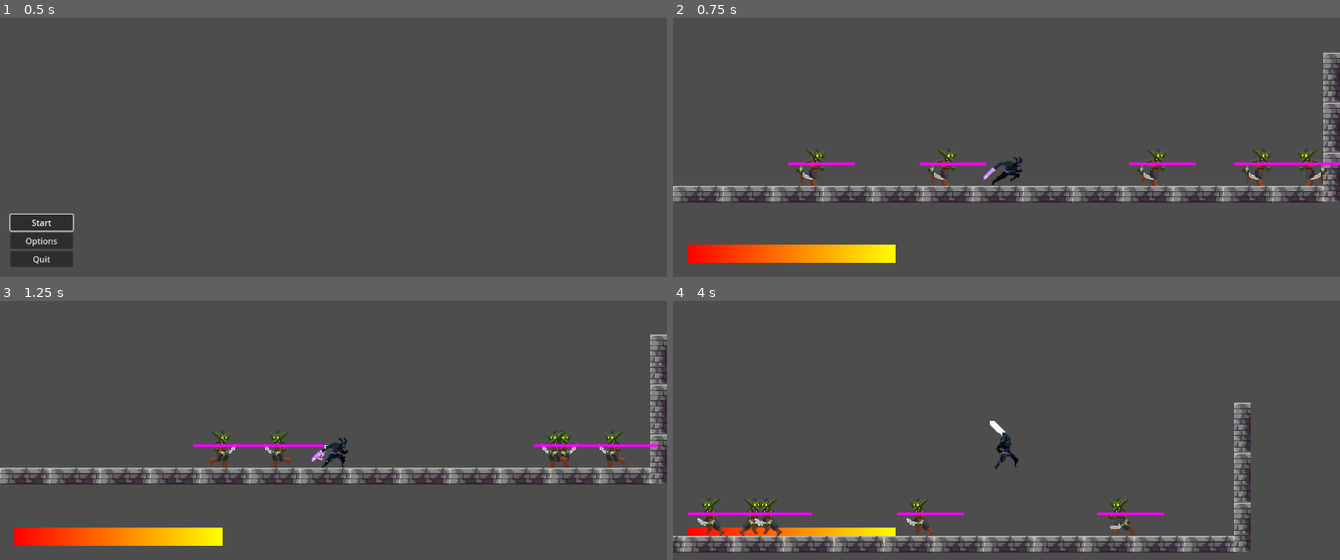
Above: before the commit, frames 1-4 (two rows, left to right).
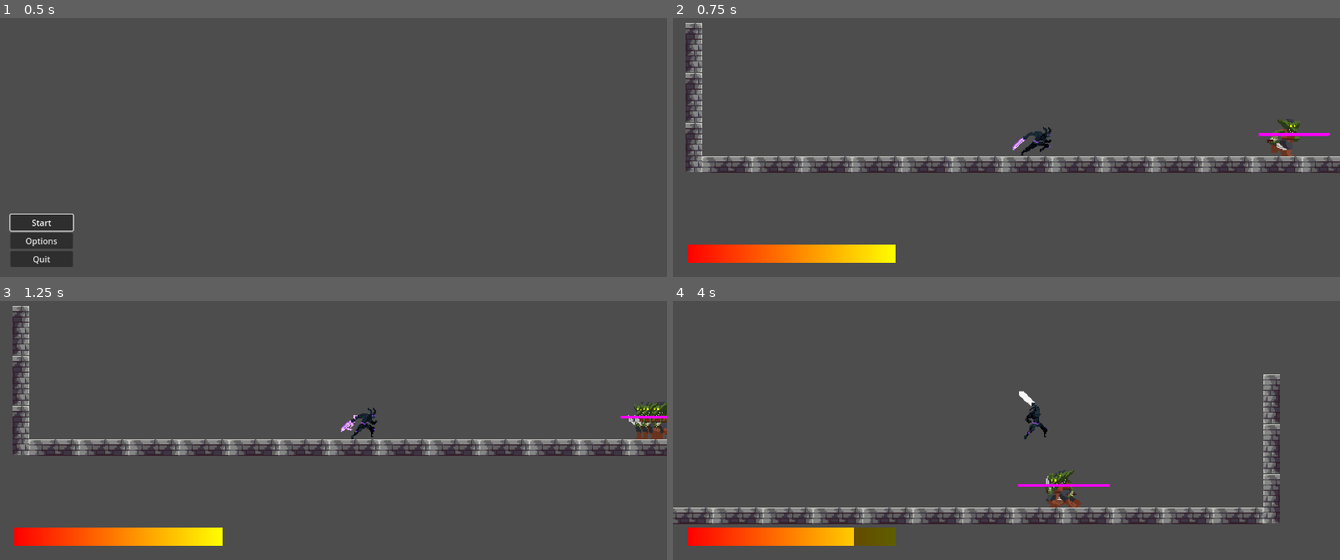
Above: after the commit, the same moments.

Repository: itsvoit/Games_Programming-Final_Project
Game: Godot game, scene res://scenes/ui/main_menu.tscn
Two runs of this game, one before a commit and one after it. Both use one fixed random seed, a clock stepped at 60 frames per second and the inputs below.
Inputs:
- Up to frame 1 (0.5 s): no input
- Up to frame 2 (0.75 s): click "Start" at 0.5 s
- Up to frame 3 (1.25 s): no input
- Up to frame 4 (4 s): hold Right (move_right) 1.28-2.78 s; tap C (dash) at 1.35, 2.85 s; tap Z (jump) at 1.52, 2.27, 3.77 s; tap X (light_attack) at 2.1, 3.6 s; hold Left (move_left) 2.78-3.53 s; hold Right (move_right) from 3.53 s (still down)

Frame 1 is identical in both runs. In frame 2, 10% of the frame differs, in the area x 0-100%, y 1-72%; in frame 3, 9.5%; in frame 4, 10%.

Commit message:
Created GameController, fixed enemy interactions
Added healthbar
Created GameController
Enemies no longer hit each other
Separated camera from player

Diff:
--- /dev/null
+++ b/assets/textures/healthBar/health_gone_gradient_texture.tres
@@ -0,0 +1,8 @@
+[gd_resource type="GradientTexture1D" load_steps=2 format=3 uid="uid://b0yehhf1gud2h"]
+
+[sub_resource type="Gradient" id="Gradient_oc858"]
+colors = PackedColorArray(0.474797, 1.11302e-06, 3.60981e-07, 1, 0.372348, 0.372348, 9.62615e-08, 1)
+
+[resource]
+gradient = SubResource("Gradient_oc858")
+width = 400
--- /dev/null
+++ b/assets/textures/healthBar/health_gradient_texture.tres
@@ -0,0 +1,8 @@
+[gd_resource type="GradientTexture1D" load_steps=2 format=3 uid="uid://b0mwemrdku7ry"]
+
+[sub_resource type="Gradient" id="Gradient_oc858"]
+colors = PackedColorArray(1, 0, 0, 1, 1, 1, 0, 1)
+
+[resource]
+gradient = SubResource("Gradient_oc858")
+width = 400
--- /dev/null
+++ b/assets/textures/healthBar/white_gradient_texture.tres
@@ -0,0 +1,8 @@
+[gd_resource type="GradientTexture1D" load_steps=2 format=3 uid="uid://cciletr2jlrqs"]
+
+[sub_resource type="Gradient" id="Gradient_bq6m6"]
+colors = PackedColorArray(1, 1, 1, 1, 1, 1, 1, 1)
+
+[resource]
+gradient = SubResource("Gradient_bq6m6")
+width = 400
--- a/project.godot
+++ b/project.godot
@@ -14,6 +14,10 @@
 run/main_scene="res://scenes/ui/main_menu.tscn"
 config/features=PackedStringArray("4.2", "Forward Plus")
 config/icon="res://assets/icon.svg"
+
+[autoload]
+
+GameController="*res://scenes/game_controller.tscn"
 
 [display]
 
--- /dev/null
+++ b/scenes/camera.tscn
@@ -0,0 +1,18 @@
+[gd_scene load_steps=4 format=3 uid="uid://bwh2j4610rv5c"]
+
+[ext_resource type="Script" path="res://scripts/camera.gd" id="1_0xlk7"]
+[ext_resource type="PackedScene" uid="uid://dj11uyhulmdl3" path="res://scenes/ui/gui.tscn" id="1_awpwy"]
+[ext_resource type="PackedScene" uid="uid://cswmon5783q3u" path="res://scenes/ui/pause_menu.tscn" id="2_d380f"]
+
+[node name="CameraWithUi" type="Camera2D"]
+position = Vector2(0, -28.5)
+zoom = Vector2(2, 2)
+script = ExtResource("1_0xlk7")
+
+[node name="GUI" parent="." instance=ExtResource("1_awpwy")]
+scale = Vector2(0.5, 0.5)
+metadata/_edit_use_anchors_ = true
+
+[node name="Pause_menu" parent="." instance=ExtResource("2_d380f")]
+scale = Vector2(0.5, 0.5)
+metadata/_edit_use_anchors_ = true
--- a/scenes/enemies/goblin.tscn
+++ b/scenes/enemies/goblin.tscn
@@ -202,7 +202,7 @@
 }],
 "loop": false,
 "name": &"attack",
-"speed": 8.0
+"speed": 16.0
 }, {
 "frames": [{
 "duration": 1.0,
@@ -338,10 +338,38 @@
 size = Vector2(286, 38)
 
 [sub_resource type="RectangleShape2D" id="RectangleShape2D_sk05w"]
-size = Vector2(60, 34)
+size = Vector2(52, 34)
+
+[sub_resource type="Animation" id="Animation_fykyc"]
+length = 0.001
+tracks/0/type = "value"
+tracks/0/imported = false
+tracks/0/enabled = true
+tracks/0/path = NodePath("Hitbox/CollisionShape2D:disabled")
+tracks/0/interp = 1
+tracks/0/loop_wrap = true
+tracks/0/keys = {
+"times": PackedFloat32Array(0),
+"transitions": PackedFloat32Array(1),
+"update": 1,
+"values": [true]
+}
+tracks/1/type = "value"
+tracks/1/imported = false
+tracks/1/enabled = true
+tracks/1/path = NodePath("CollisionShape2D:disabled")
+tracks/1/interp = 1
+tracks/1/loop_wrap = true
+tracks/1/keys = {
+"times": PackedFloat32Array(0),
+"transitions": PackedFloat32Array(1),
+"update": 1,
+"values": [false]
+}
 
 [sub_resource type="Animation" id="Animation_ab5bp"]
 resource_name = "attack"
+length = 0.5
 tracks/0/type = "method"
 tracks/0/imported = false
 tracks/0/enabled = true
@@ -363,37 +391,10 @@
 tracks/1/interp = 1
 tracks/1/loop_wrap = true
 tracks/1/keys = {
-"times": PackedFloat32Array(0.7, 0.8),
+"times": PackedFloat32Array(0.4, 0.45),
 "transitions": PackedFloat32Array(1, 1),
 "update": 1,
 "values": [false, true]
-}
-
-[sub_resource type="Animation" id="Animation_fykyc"]
-length = 0.001
-tracks/0/type = "value"
-tracks/0/imported = false
-tracks/0/enabled = true
-tracks/0/path = NodePath("Hitbox/CollisionShape2D:disabled")
-tracks/0/interp = 1
-tracks/0/loop_wrap = true
-tracks/0/keys = {
-"times": PackedFloat32Array(0),
-"transitions": PackedFloat32Array(1),
-"update": 1,
-"values": [true]
-}
-tracks/1/type = "value"
-tracks/1/imported = false
-tracks/1/enabled = true
-tracks/1/path = NodePath("CollisionShape2D:disabled")
-tracks/1/interp = 1
-tracks/1/loop_wrap = true
-tracks/1/keys = {
-"times": PackedFloat32Array(0),
-"transitions": PackedFloat32Array(1),
-"update": 1,
-"values": [false]
 }
 
 [sub_resource type="Animation" id="Animation_p77tb"]
--- /dev/null
+++ b/scenes/game_controller.tscn
@@ -0,0 +1,10 @@
+[gd_scene load_steps=3 format=3 uid="uid://cg32ptwq6wibt"]
+
+[ext_resource type="Script" path="res://scripts/gameController.gd" id="1_fx51l"]
+[ext_resource type="PackedScene" uid="uid://smsnbk2vtu5g" path="res://scenes/utilities/health.tscn" id="2_r1r53"]
+
+[node name="GameController" type="Node"]
+script = ExtResource("1_fx51l")
+
+[node name="PlayerHealth" parent="." instance=ExtResource("2_r1r53")]
+health = 100.0
--- a/scenes/main_scene.tscn
+++ b/scenes/main_scene.tscn
@@ -1,19 +1,16 @@
-[gd_scene load_steps=8 format=3 uid="uid://rohs0t7a1q8g"]
+[gd_scene load_steps=5 format=3 uid="uid://rohs0t7a1q8g"]
 
 [ext_resource type="TileSet" uid="uid://di6twf0fhokdg" path="res://assets/Tilesets/night.tres" id="1_2ah0h"]
 [ext_resource type="PackedScene" uid="uid://wegljpb1j3bi" path="res://scenes/player.tscn" id="1_a2b2v"]
-[ext_resource type="Script" path="res://scripts/gameController.gd" id="1_ajcy8"]
+[ext_resource type="PackedScene" uid="uid://bwh2j4610rv5c" path="res://scenes/camera.tscn" id="2_ui0ux"]
 [ext_resource type="PackedScene" uid="uid://dc5pxok3hr3fp" path="res://scenes/enemies/goblin.tscn" id="3_nrg8f"]
-[ext_resource type="PackedScene" uid="uid://cww6xerf2l2ao" path="res://scenes/enemies/mushroom.tscn" id="4_mskgp"]
-[ext_resource type="PackedScene" uid="uid://bh2xmw3yowske" path="res://scenes/enemies/skeleton.tscn" id="5_orlsn"]
-[ext_resource type="PackedScene" uid="uid://buvdpfc43fjrn" path="res://scenes/enemies/flying_eye.tscn" id="6_ni32v"]
 
 [node name="Main_scene" type="Node2D"]
 
-[node name="GameController" type="Node" parent="."]
-script = ExtResource("1_ajcy8")
+[node name="Level" type="Node2D" parent="."]
 
-[node name="Level" type="Node2D" parent="."]
+[node name="CameraWithUi" parent="Level" node_paths=PackedStringArray("player") instance=ExtResource("2_ui0ux")]
+player = NodePath("../Player")
 
 [node name="Player" parent="Level" instance=ExtResource("1_a2b2v")]
 position = Vector2(0, -47)
@@ -27,16 +24,19 @@
 position = Vector2(220, 32)
 
 [node name="Goblin2" parent="Level" instance=ExtResource("3_nrg8f")]
-position = Vector2(119, 32)
+position = Vector2(220, 32)
 
 [node name="Goblin3" parent="Level" instance=ExtResource("3_nrg8f")]
-position = Vector2(275, 32)
+position = Vector2(220, 32)
 
 [node name="Goblin4" parent="Level" instance=ExtResource("3_nrg8f")]
-position = Vector2(-82, 32)
+position = Vector2(220, 32)
 
 [node name="Goblin5" parent="Level" instance=ExtResource("3_nrg8f")]
 position = Vector2(220, 32)
 
 [node name="Goblin6" parent="Level" instance=ExtResource("3_nrg8f")]
-position = Vector2(-208, 32)
+position = Vector2(220, 32)
+
+[node name="Goblin7" parent="Level" instance=ExtResource("3_nrg8f")]
+position = Vector2(220, 32)
--- a/scenes/player.tscn
+++ b/scenes/player.tscn
@@ -1,11 +1,9 @@
-[gd_scene load_steps=12 format=3 uid="uid://wegljpb1j3bi"]
+[gd_scene load_steps=11 format=3 uid="uid://wegljpb1j3bi"]
 
 [ext_resource type="Script" path="res://scripts/player.gd" id="1_qagni"]
-[ext_resource type="PackedScene" uid="uid://smsnbk2vtu5g" path="res://scenes/utilities/health.tscn" id="2_5t50w"]
 [ext_resource type="PackedScene" uid="uid://buexi1thq5fbt" path="res://scenes/utilities/hitbox.tscn" id="3_7whgn"]
+[ext_resource type="Script" path="res://scripts/hurtbox.gd" id="4_8lvo8"]
 [ext_resource type="SpriteFrames" uid="uid://x4blu2ugmf1g" path="res://assets/SpriteFrames/demon_frames.tres" id="4_u76e3"]
-[ext_resource type="PackedScene" uid="uid://dj11uyhulmdl3" path="res://scenes/ui/gui.tscn" id="5_gwa7m"]
-[ext_resource type="PackedScene" uid="uid://cswmon5783q3u" path="res://scenes/ui/pause_menu.tscn" id="6_chwpl"]
 
 [sub_resource type="RectangleShape2D" id="RectangleShape2D_oh61v"]
 size = Vector2(61.7054, 88.6464)
@@ -77,19 +75,19 @@
 
 [sub_resource type="CapsuleShape2D" id="CapsuleShape2D_wu4cr"]
 radius = 8.0
+height = 26.0
+
+[sub_resource type="CapsuleShape2D" id="CapsuleShape2D_wgt58"]
+radius = 8.0
 height = 24.0
-
-[sub_resource type="CapsuleShape2D" id="CapsuleShape2D_on585"]
-radius = 8.0
-height = 22.0
 
 [node name="Player" type="CharacterBody2D"]
 position = Vector2(0, -64)
+collision_layer = 8
 script = ExtResource("1_qagni")
 
-[node name="Health" parent="." instance=ExtResource("2_5t50w")]
-
 [node name="Hitbox" parent="." instance=ExtResource("3_7whgn")]
+collision_on_layer = 16
 damage = 50.0
 
 [node name="CollisionShape2D" type="CollisionShape2D" parent="Hitbox"]
@@ -113,16 +111,11 @@
 position = Vector2(1, 51)
 shape = SubResource("CapsuleShape2D_wu4cr")
 
-[node name="Camera2D" type="Camera2D" parent="."]
-position = Vector2(0, -28.5)
-zoom = Vector2(2, 2)
+[node name="Hurtbox" type="Area2D" parent="."]
+script = ExtResource("4_8lvo8")
 
-[node name="GUI" parent="Camera2D" instance=ExtResource("5_gwa7m")]
-scale = Vector2(0.5, 0.5)
-metadata/_edit_use_anchors_ = true
-
-[node name="Pause_menu" parent="Camera2D" instance=ExtResource("6_chwpl")]
-scale = Vector2(0.5, 0.5)
-metadata/_edit_use_anchors_ = true
+[node name="CollisionShape2D" type="CollisionShape2D" parent="Hurtbox"]
+position = Vector2(1, 51)
+shape = SubResource("CapsuleShape2D_wgt58")
 
 [connection signal="animation_finished" from="AnimatedSprite2D" to="." method="_on_animated_sprite_2d_animation_finished"]
--- a/scenes/ui/gui.tscn
+++ b/scenes/ui/gui.tscn
@@ -1,13 +1,8 @@
 [gd_scene load_steps=4 format=3 uid="uid://dj11uyhulmdl3"]
 
 [ext_resource type="Script" path="res://scripts/ui/gui.gd" id="1_rl5l6"]
-
-[sub_resource type="Gradient" id="Gradient_oc858"]
-colors = PackedColorArray(1, 0, 0, 1, 1, 1, 0, 1)
-
-[sub_resource type="GradientTexture1D" id="GradientTexture1D_ult7x"]
-gradient = SubResource("Gradient_oc858")
-width = 400
+[ext_resource type="Texture2D" uid="uid://b0yehhf1gud2h" path="res://assets/textures/healthBar/health_gone_gradient_texture.tres" id="2_nw1jl"]
+[ext_resource type="Texture2D" uid="uid://b0mwemrdku7ry" path="res://assets/textures/healthBar/health_gradient_texture.tres" id="3_p2d2k"]
 
 [node name="GUI" type="Control"]
 layout_mode = 3
@@ -28,4 +23,5 @@
 offset_bottom = 333.0
 value = 100.0
 nine_patch_stretch = true
-texture_progress = SubResource("GradientTexture1D_ult7x")
+texture_under = ExtResource("2_nw1jl")
+texture_progress = ExtResource("3_p2d2k")
--- a/scripts/Pause_menu.gd
+++ b/scripts/Pause_menu.gd
@@ -34,7 +34,7 @@
 
 
 # Called every frame. 'delta' is the elapsed time since the previous frame.
-func _process(delta):
+func _process(_delta):
 	if Input.is_action_just_pressed("pause"):
 		show()
 		_show_navigation()
--- /dev/null
+++ b/scripts/camera.gd
@@ -0,0 +1,16 @@
+extends Camera2D
+
+@export var player: Player
+@export var verticalOffset: float = -28
+@export var horizontalOffset: float = 0
+
+# Called when the node enters the scene tree for the first time.
+func _ready():
+	pass # Replace with function body.
+
+
+# Called every frame. 'delta' is the elapsed time since the previous frame.
+func _process(_delta):
+	position = player.position
+	position.x += verticalOffset
+	position.y += horizontalOffset
--- a/scripts/enemy.gd
+++ b/scripts/enemy.gd
@@ -6,6 +6,7 @@
 @onready var follow_range = $FollowArea
 @onready var attack_range = $AttackRange
 @onready var hitbox = $Hitbox
+@onready var hurtbox = $Hurtbox
 
 var is_dead = false
 var is_taking_damage = false
@@ -16,7 +17,9 @@
 var direction: int = 1
 var last_patrol_direction: int = 1
 var current_speed: float = 0
-
+var last_attack: float = -1000000
+
+@export var attack_cooldown: float = 1
 @export var speed = 150
 @export var speed_variance = 50
 
@@ -32,21 +35,23 @@
 
 var current_state = State.IDLE
 
-const debug: bool = true
+const debug: bool = false
 
 func _ready():
 	health.connect("entity_died", _on_health_entity_died)
 	health.connect("taken_damage", _on_health_taken_damage)
 	follow_range.connect("body_entered", _start_follow_player)
 	follow_range.connect("body_exited", _stop_follow_player)
-	follow_range.collision_mask = pow(2, 3)
-	follow_range.collision_layer = pow(2, 3)
+	follow_range.set_collision_mask_value(4, 1)
 	attack_range.connect("body_entered", _in_attack_range)
 	attack_range.connect("body_exited", _not_in_attack_range)
-	attack_range.collision_mask = pow(2, 3)
-	attack_range.collision_layer = pow(2, 3)
+	attack_range.set_collision_mask_value(4, 1)
+
 	collision_mask = 1
-	speed = speed + (get_rand_direction() * randi_range(0, speed_variance) / 100)
+	hurtbox.set_collision_mask_value(5, 1)
+	hurtbox.set_collision_mask_value(2, 0)
+	hitbox.set_collision_layer_value(2, 1)
+	speed = speed + (get_rand_direction() * randi_range(0, speed_variance))
 
 
 func get_rand_direction() -> int:
@@ -73,10 +78,13 @@
 	move_and_slide()
 
 func state_idle():
+	animated_sprite.play("idle")
+	if is_following_player and in_attack_range and not _can_attack():
+		return
 	direction = last_patrol_direction
 	current_state = State.PATROL
 
-func state_patrol(delta: float):
+func state_patrol(_delta: float):
 	last_patrol_direction = direction
 	if is_following_player:
 		# found player, follow him
@@ -87,7 +95,7 @@
 			direction *= -1
 		physics_move()
 
-func state_follow(delta: float):
+func state_follow(_delta: float):
 	if in_attack_range:
 		# try to attack
 		current_state = State.ATTACK
@@ -115,12 +123,17 @@
 		else:
 			if direction > 0 and hitbox.position.x < 0 or direction < 0 and hitbox.position.x > 0:
 				hitbox.position.x *= -1
-			animation_player.play("attack")
+			if _can_attack():
+				animation_player.play("attack")
+				last_attack = Time.get_ticks_msec()
+			else:
+				current_state = State.IDLE
 
 func state_hurt():
 	if not is_taking_damage:
 		is_taking_damage = true
 		animated_sprite.play("hurt")
+		print(str(owner) + " HURT")
 	elif not animated_sprite.is_playing():
 		is_taking_damage = false
 		current_state = State.IDLE
@@ -158,39 +171,6 @@
 				print("State DEAD")
 			state_dead()
 
-	#if is_on_wall():
-		#direction *= -1
-		#print(str(owner) + " changed direction, new direction=" + str(direction))
-	#
-	#if not is_dead and not animation_player.is_playing():
-		#if is_following_player and not in_attack_range:
-			#direction = -1 if player_to_follow.position.x < position.x else 1
-		#elif is_following_player and in_attack_range:
-			#animation_player.play("attack")
-			#print("attack")
-		#
-		#if not is_taking_damage:
-			#if velocity.x == 0:
-				#animated_sprite.play("idle")
-			#else:
-				#animated_sprite.play("run")
-		#elif not animated_sprite.is_playing():
-			#print("finished taking damage")
-			#is_taking_damage = false
-			#direction = 1 if not animated_sprite.flip_h else -1
-		#else:
-			#direction = 0
-	#else:
-		#direction = 0
-	#
-	#if direction > 0 and hitbox.position.x < 0 or direction < 0 and hitbox.position.x > 0:
-		#hitbox.position.x *= -1
-	#
-	#current_speed = direction * speed
-	#animated_sprite.flip_h = direction < 0 if direction != 0 else not bool(direction)
-	#velocity.x = current_speed
-	#
-	#move_and_slide()
 
 # damage functions and callback
 func take_damage(value):
@@ -199,8 +179,11 @@
 func _on_health_entity_died():
 	current_state = State.DEAD
 
-func _on_health_taken_damage(value):
+func _on_health_taken_damage(_value):
 	current_state = State.HURT
+
+func _can_attack() -> bool:
+	return last_attack + (attack_cooldown*1000) <= Time.get_ticks_msec()
 
 # ai signal callbacks
 func _start_follow_player(player: Player):
@@ -211,7 +194,6 @@
 	if debug:
 		print("following player")
 
-
 func _stop_follow_player(player: Player):
 	if player == null or not is_following_player:
 		return
--- a/scripts/gameController.gd
+++ b/scripts/gameController.gd
@@ -1,5 +1,41 @@
 extends Node
 
-@onready var player = $"../Level/Player"
+# global events
+signal updateUi
+signal playerTakeDamage(value)
+signal playerHeal(value)
+signal playerDie
 
-@export var player_health = 100
+@onready var player_health = $PlayerHealth
+
+func _ready():
+	player_health.connect("entity_died", _player_died)
+	player_health.connect("taken_damage", _player_took_damage)
+
+# public functions
+
+# deal damage or heal
+func playerChangeHealth(value: float) -> void:
+	if value < 0:
+		playerTakeDamage.emit(value)
+		player_health.take_damage(-value)
+	elif value > 0:
+		playerHeal.emit(value)
+		player_health.heal(value)
+	updateUi.emit()
+
+func playerGetHealth() -> Health:
+	return player_health
+
+# private functions
+
+func _foo():
+	pass
+
+# callbacks
+
+func _player_died():
+	playerDie.emit()
+
+func _player_took_damage(value):
+	pass
--- a/scripts/health.gd
+++ b/scripts/health.gd
@@ -7,9 +7,13 @@
 signal entity_died()
 
 # Exported variables
-@export var health: float = 100:
+@export var max_health: float = 100:
 	set(value):
-		health = clamp(value, 0, 100)
+		max_health = max(0, value)
+
+@export var health: float = max_health:
+	set(value):
+		health = clamp(value, 0, max_health)
 
 @export var armor: float = 0:
 	set(value):
--- a/scripts/player.gd
+++ b/scripts/player.gd
@@ -1,10 +1,13 @@
 class_name Player
 extends CharacterBody2D
 
+signal takenDamage(value)
+signal died
+
 @onready var animated_sprite = $AnimatedSprite2D
 @onready var animation_player = $AnimationPlayer
-@onready var hitbox = $Hitbox/CollisionShape2D
-@onready var health = $Health
+@onready var hitbox = $Hitbox
+@onready var hurtbox = $Hurtbox
 
 const SPEED = 200.0
 const ATTACK_SPEED_DEBUFF = 150.0
@@ -18,8 +21,11 @@
 
 
 func _ready():
-	health.connect("taken_damage", _taken_damage)
-	health.connect("entitiy_died", _die)
+	GameController.connect("playerDie", _died)
+	hitbox.collision_layer = 1 << 5-1  # deal damage on layer 5
+	hurtbox.collision_mask = 1 << 2-1  # get hit on layer 2
+	collision_layer = 1 << 4-1  # get recognised on layer 4
+	collision_mask = 1 << 1-1  # collide with world on layer 1
 
 
 func _physics_process(delta):
@@ -72,13 +78,12 @@
 	move_and_slide()
 
 func take_damage(value: float):
-	health.take_damage(value)
+	GameController.playerChangeHealth(-value)
 
 func attack_anim_finished():
 	is_attacking = false
 
-func _taken_damage():
+func _died():
 	pass
-
-func _die():
-	pass
+	# other died code
+	# animation
--- a/scripts/ui/gui.gd
+++ b/scripts/ui/gui.gd
@@ -2,20 +2,14 @@
 
 @onready var health_bar = $TextureProgressBar
 
-@export var max_health = 100:
-	set(value):
-		max_health = max(0, value)
+func _ready():
+	GameController.connect("updateUi", _update_gui)
 
-@export var health = max_health:
-	set(value):
-		health = clamp(value, 0, max_health)
-
-func change_health(value: float) -> void:
-	health += value
-	_update_gui()
 
 func _update_gui():
 	_update_health_bar()
 
 func _update_health_bar():
-	health_bar.value = health
+	var health: Health = GameController.playerGetHealth()
+	health_bar.max_value = health.max_health
+	health_bar.value = health.health
